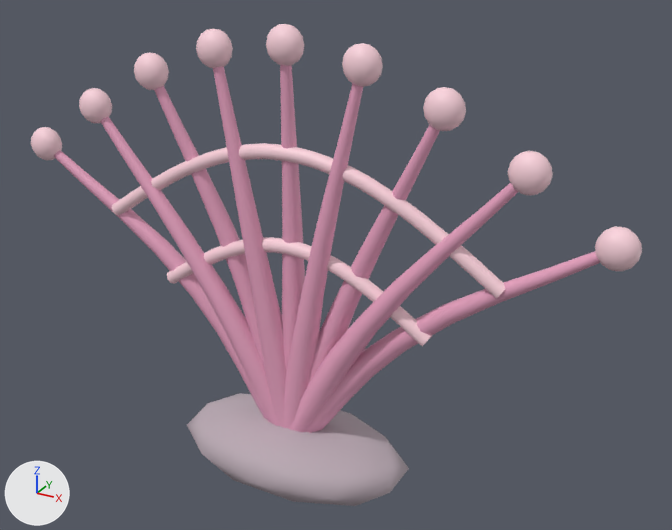
What one commit did to the glTF model assets/models/coral_fan.glb.
Camera for both pictures: a 50 mm lens placed at (3.37, -5.41, 4.68), pointed at (0.29, 0.19, 1.88). The axes (+X, +Y, +Z) are drawn at lower left. The lights are the same throughout. The picture after the commit comes second. Where no turn or scale is listed for an object, it has been applied to the vertices.

Script lines for the objects in view, before the commit:
```python
mat_fan_coral = principled_material('Fan coral')
mat_fan_coral.base_color = (0.796, 0.365, 0.529)  # pink #e7a3c0
mat_fan_coral.roughness = 0.52
mat_fan_coral_base = principled_material('Fan coral base')
mat_fan_coral_base.base_color = (0.486, 0.4, 0.451)  # grey #b9aab3
mat_fan_coral_base.roughness = 0.72
mat_fan_coral_tips = principled_material('Fan coral tips')
mat_fan_coral_tips.base_color = (0.969, 0.651, 0.722)  # pale pink #fbd3dd
mat_fan_coral_tips.roughness = 0.45
me_fan_ray_1 = bpy.data.meshes.new('fan_ray_1')
me_fan_ray_1.from_pydata(...)  # 810 vertices, 1440 faces; spans x -2.37..2.37, y -0.15..0.15, z 0.26..3.47
me_fan_ray_1.materials.append(mat_fan_coral)  # pink #e7a3c0
me_icosphere_001 = bpy.data.meshes.new('Icosphere.001')
me_icosphere_001.from_pydata(...)  # an icosphere of 80 faces spanning x -0.95..0.95, y -0.56..0.56, z -0.28..0.28
me_icosphere_001.materials.append(mat_fan_coral_base)  # grey #b9aab3
me_sphere_039 = bpy.data.meshes.new('Sphere.039')
me_sphere_039.from_pydata(...)  # 1560 vertices, 3044 faces; spans x -0.14..4.84, y -0.11..0.11, z -0.99..1.16
me_sphere_039.materials.append(mat_fan_coral_tips)  # pale pink #fbd3dd
ob_coral_fan_fan_coral = bpy.data.objects.new('coral_fan_fan_coral', me_fan_ray_1)
ob_coral_fan_fan_coral.location = (0.0, 0.0, 0.04)
ob_coral_fan_fan_coral_base = bpy.data.objects.new('coral_fan_fan_coral_base', me_icosphere_001)
ob_coral_fan_fan_coral_base.location = (0.0, 0.0, 0.28)
ob_coral_fan_fan_coral_tips = bpy.data.objects.new('coral_fan_fan_coral_tips', me_sphere_039)
ob_coral_fan_fan_coral_tips.location = (-2.35, 0.0, 2.49)
```
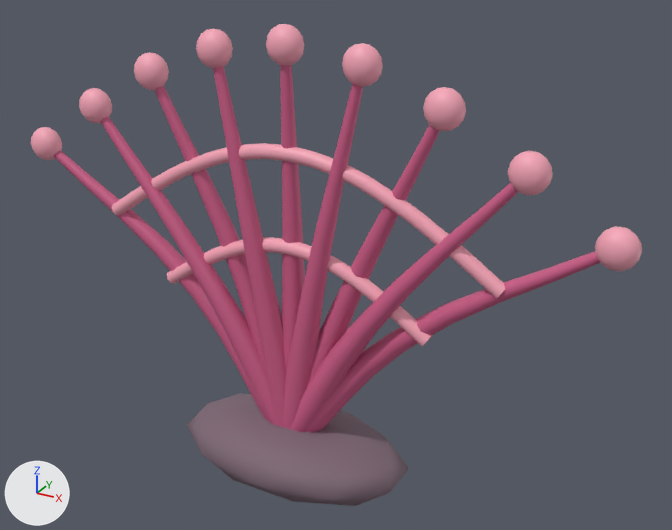
Pixel boxes [x1, y1, x2, y2] of what changed, in the pictures (672 x 530 px):
'coral_fan_fan_coral', recoloured (darker): [54, 65, 600, 433] in both
'coral_fan_fan_coral_tips', recoloured: [31, 24, 642, 346] in both
'coral_fan_fan_coral_base', recoloured (darker): [187, 393, 409, 506] in both

The change in detail:
Material 'Fan coral' (mat_fan_coral) changes colour from pink #e7a3c0 to pink #cb5d87; in linear values from (0.796, 0.365, 0.529) to (0.597, 0.109, 0.242).
Material 'Fan coral base' (mat_fan_coral_base) changes colour from grey #b9aab3 to greyish purple #7c6673; in linear values from (0.486, 0.4, 0.451) to (0.202, 0.133, 0.171).
Material 'Fan coral tips' (mat_fan_coral_tips) changes colour from pale pink #fbd3dd to pink #f7a6b8; in linear values from (0.969, 0.651, 0.722) to (0.93, 0.381, 0.479).
